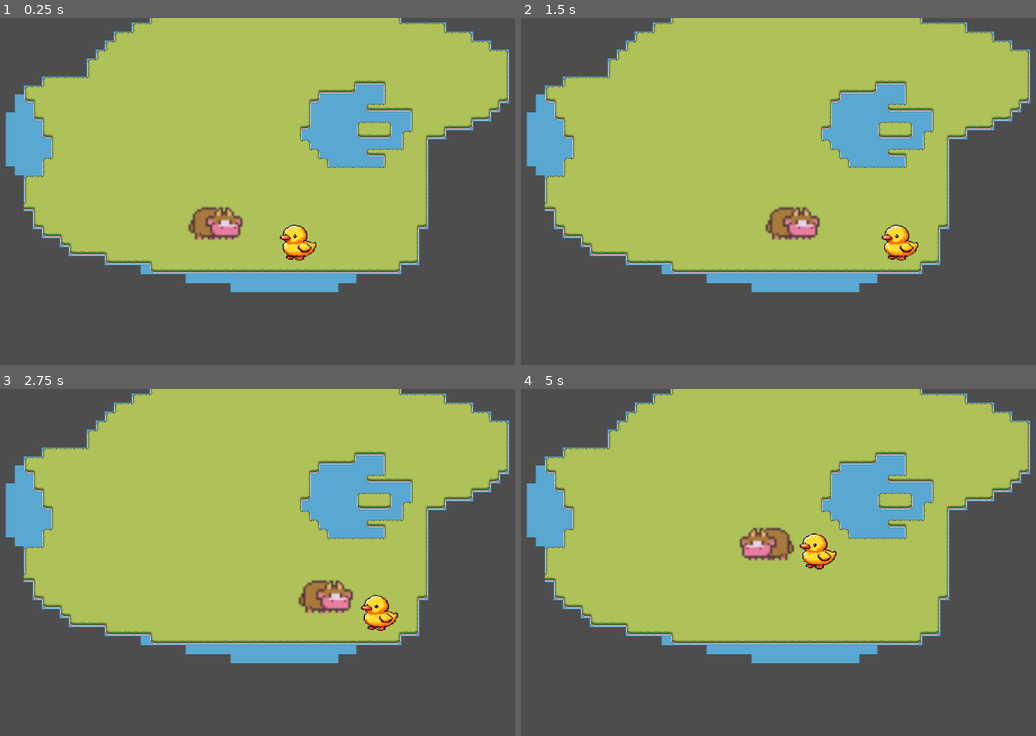
Above: before the commit, frames 1-4 (two rows, left to right).
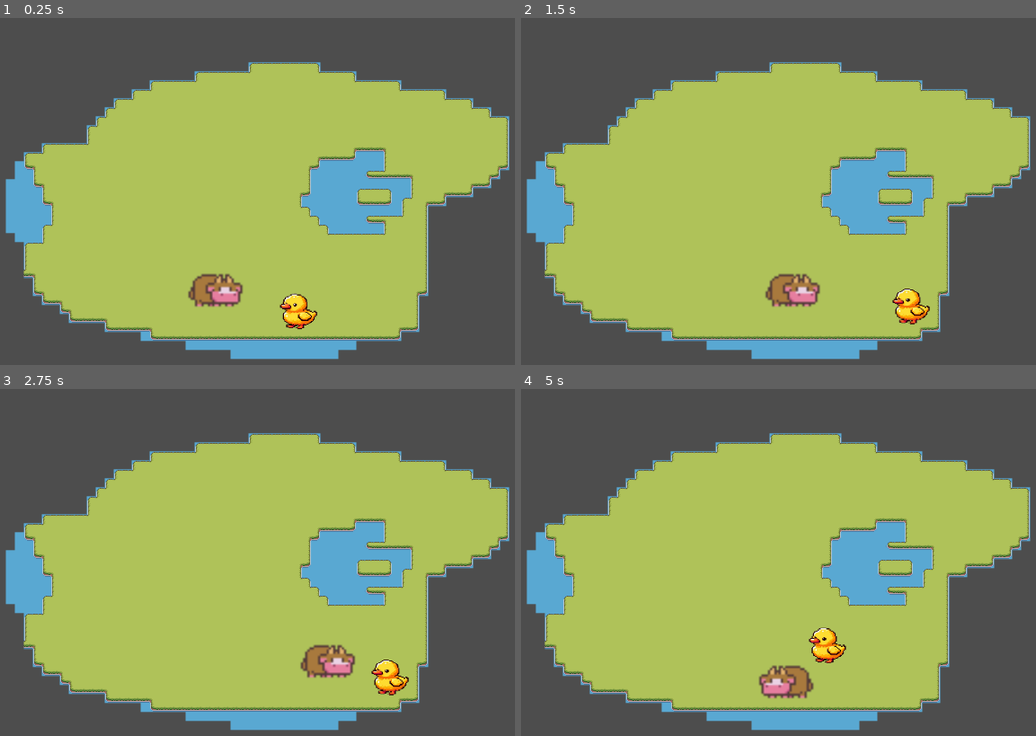
Above: after the commit, the same moments.

Repository: kelryana/Duckside_Stories
Game: Godot game, scene res://mundo.tscn
Two runs of this game, one before a commit and one after it. Both use one fixed random seed, a clock stepped at 60 frames per second and the inputs below.
Inputs:
- Up to frame 1 (0.25 s): no input
- Up to frame 2 (1.5 s): hold D (direita) 0.53-1.28 s; hold S (baixo) from 1.28 s (still down)
- Up to frame 3 (2.75 s): release S (baixo) at 2.03 s; hold D (direita) from 2.03 s (still down)
- Up to frame 4 (5 s): release D (direita) at 2.78 s; hold W (cima) 2.78-3.53 s; hold A (esquerda) from 3.53 s (still down)

The runs differ from the first frame. In frame 1, 48% of the frame differs, in the area x 1-99%, y 0-99%; in frame 2, 48%; in frame 3, 47%; in frame 4, 48%.

Commit message:
Update 1

Diff:
--- a/mundo.tscn
+++ b/mundo.tscn
@@ -1228,14 +1228,21 @@
 sources/3 = SubResource("TileSetAtlasSource_0crsg")
 sources/4 = SubResource("TileSetAtlasSource_5ckkb")
 
+[sub_resource type="CircleShape2D" id="CircleShape2D_t8jxu"]
+radius = 8.393021
+
 [sub_resource type="CapsuleShape2D" id="CapsuleShape2D_pij3u"]
 height = 28.34497
 
 [node name="Node2D" type="Node2D"]
 
+[node name="Camera2D" type="Camera2D" parent="."]
+position = Vector2(636, 233)
+limit_enabled = false
+
 [node name="TileMap" type="TileMap" parent="."]
-position = Vector2(-93, 144)
-scale = Vector2(1.091928, 0.9868314)
+position = Vector2(-144, -19)
+scale = Vector2(1.274761, 1.1860882)
 tile_set = SubResource("TileSet_5g5eo")
 collision_animatable = true
 format = 2
@@ -1252,9 +1259,9 @@
 texture = ExtResource("6_5ckkb")
 
 [node name="CollisionShape2D" type="CollisionShape2D" parent="Patogonista"]
-position = Vector2(18.388428, 4.747265)
-scale = Vector2(3.5763216, -2.528139)
-shape = SubResource("CapsuleShape2D_pij3u")
+position = Vector2(16.85606, 4.747265)
+scale = Vector2(3.7443964, -3.8949857)
+shape = SubResource("CircleShape2D_t8jxu")
 
 [node name="Vaco" type="CharacterBody2D" parent="."]
 position = Vector2(534.00006, 358.99994)
@@ -1270,7 +1277,3 @@
 position = Vector2(-1.304354, -3.4166594)
 scale = Vector2(1.3052001, -0.8901334)
 shape = SubResource("CapsuleShape2D_pij3u")
-
-[node name="Camera2D" type="Camera2D" parent="."]
-position = Vector2(636, 352)
-scale = Vector2(0.72845036, 0.7321734)
Not shown: 1 places in mundo.tscn that only renumber resources
